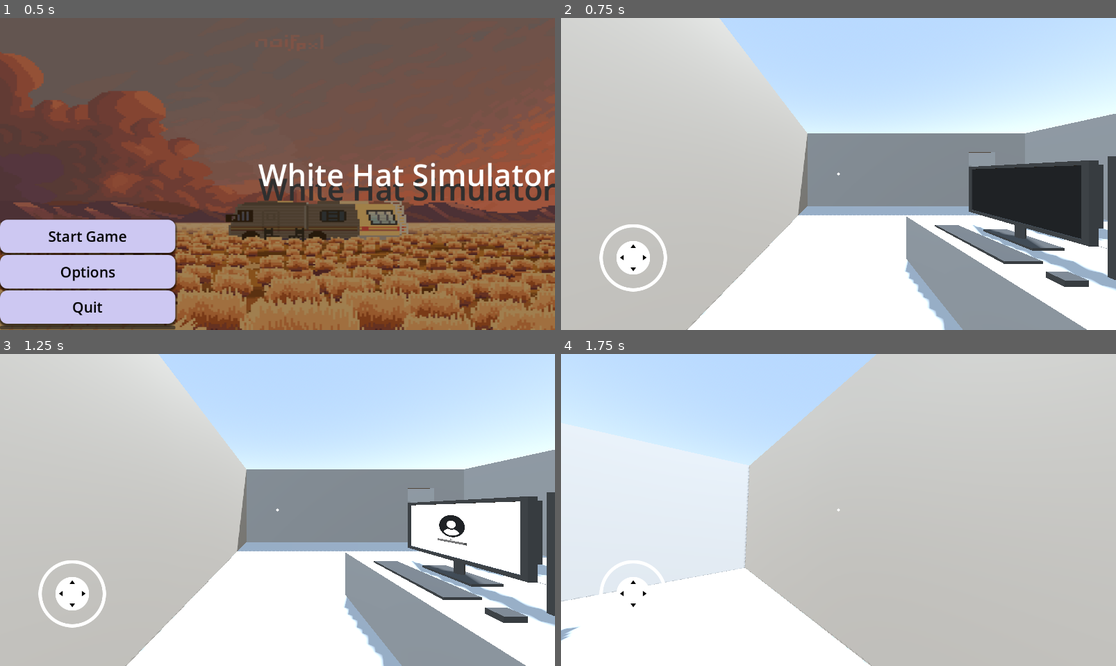
Above: before the commit, frames 1-4 (two rows, left to right).
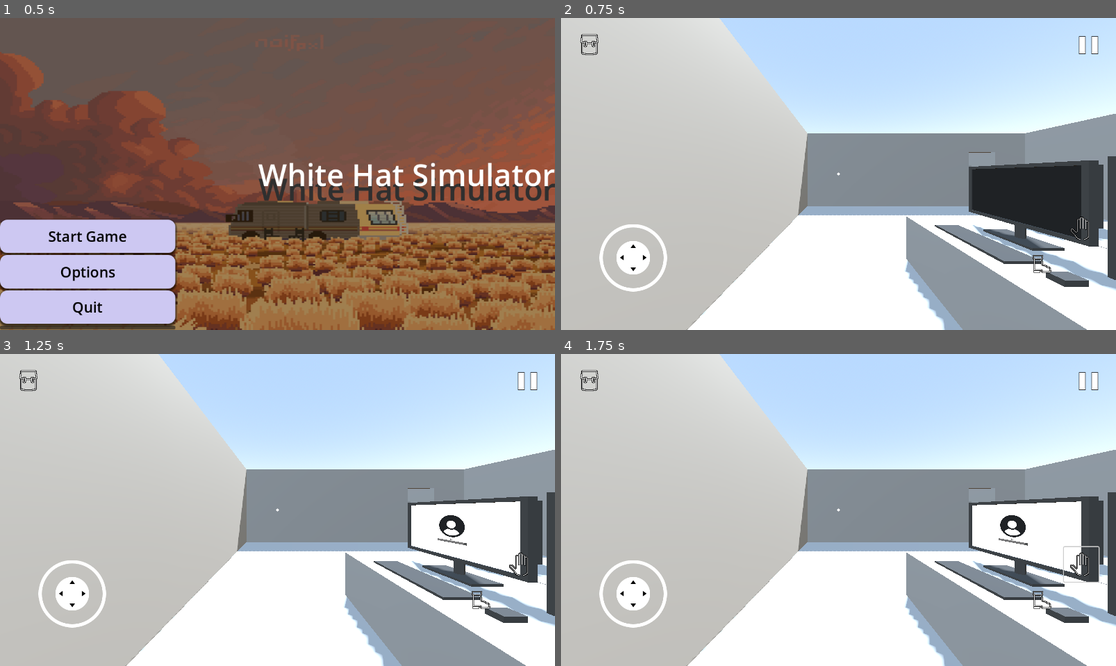
Above: after the commit, the same moments.

Repository: Joshua00013/WhiteHatSimulator
Game: Godot game, scene res://Main Menu/main_menu.tscn
Two runs of this game, one before a commit and one after it. Both use one fixed random seed, a clock stepped at 60 frames per second and the inputs below. The engine's default icon, where the game draws it, is replaced by a stand-in: a white triangle on a blue panel in a dark square.
Inputs (mouse positions are in pixels of both pictures, inside the frame that each line leads up to):
- Up to frame 1 (0.5 s): no input
- Up to frame 2 (0.75 s): click "Start Game" at 0.5 s
- Up to frame 3 (1.25 s): no input
- Up to frame 4 (1.75 s): click (1082, 563) at 1.27 s

Frame 1 is identical in both runs. In frame 2, 0.4% of the frame differs, in the area x 3-97%, y 5-82%; in frame 3, 0.4%; in frame 4, 87%, in the area x 0-100%, y 0-100%.

Commit message:
Mobile overlay

Diff:
--- a/Scenes/main.tscn
+++ b/Scenes/main.tscn
@@ -9,6 +9,10 @@
 [ext_resource type="PackedScene" uid="uid://dmr0fcamx7t56" path="res://addons/virtual_joystick/virtual_joystick_scene.tscn" id="7_6bp64"]
 [ext_resource type="Script" uid="uid://dbo0pgwpnvcgh" path="res://Scripts/GUI/android_ui.gd" id="7_ynf5e"]
 [ext_resource type="PackedScene" uid="uid://cs2187eyfrekt" path="res://Scenes/interactables/flashdrive.tscn" id="8_344ge"]
+[ext_resource type="Texture2D" uid="uid://cuinrvnv3n26a" path="res://Assets/Interact.png" id="9_fdnlq"]
+[ext_resource type="Texture2D" uid="uid://dcdxek3xa5bfe" path="res://Assets/Inventory.png" id="10_jkdf5"]
+[ext_resource type="Texture2D" uid="uid://dfkkvj0kcca4s" path="res://Assets/Pause.png" id="11_wsu2k"]
+[ext_resource type="Texture2D" uid="uid://deyumohtytidm" path="res://Assets/Run.png" id="12_k12tt"]
 
 [sub_resource type="ProceduralSkyMaterial" id="ProceduralSkyMaterial_kry3j"]
 
@@ -36,7 +40,6 @@
 
 [node name="Player" parent="." instance=ExtResource("1_jjgbg")]
 transform = Transform3D(-4.37114e-08, 0, -1, 0, 1, 0, 1, 0, -4.37114e-08, -5.64372, -0.322266, -3.65995)
-visible = false
 
 [node name="Environment" parent="." instance=ExtResource("2_bo1nx")]
 
@@ -73,5 +76,48 @@
 action_up = "move_forward"
 action_down = "move_backward"
 
+[node name="InteractButton" type="Button" parent="AndroidUI/Control"]
+layout_mode = 0
+anchor_left = 0.90625
+anchor_top = 0.618827
+anchor_right = 0.96875
+anchor_bottom = 0.729938
+icon = ExtResource("9_fdnlq")
+flat = true
+metadata/_edit_use_anchors_ = true
+
+[node name="InventoryButton" type="Button" parent="AndroidUI/Control"]
+layout_mode = 1
+anchors_preset = -1
+anchor_left = 0.0199653
+anchor_top = 0.029321
+anchor_right = 0.0824653
+anchor_bottom = 0.140432
+icon = ExtResource("10_jkdf5")
+flat = true
+metadata/_edit_use_anchors_ = true
+
+[node name="PauseButton" type="Button" parent="AndroidUI/Control"]
+layout_mode = 1
+anchors_preset = -1
+anchor_left = 0.919271
+anchor_top = 0.029321
+anchor_right = 0.981771
+anchor_bottom = 0.140432
+icon = ExtResource("11_wsu2k")
+flat = true
+metadata/_edit_use_anchors_ = true
+
+[node name="SprintButton" type="Button" parent="AndroidUI/Control"]
+layout_mode = 1
+anchors_preset = -1
+anchor_left = 0.835069
+anchor_top = 0.729938
+anchor_right = 0.897569
+anchor_bottom = 0.841049
+icon = ExtResource("12_k12tt")
+flat = true
+metadata/_edit_use_anchors_ = true
+
 [node name="flashdrive" parent="." instance=ExtResource("8_344ge")]
 transform = Transform3D(1, 0, 0, 0, 1, 0, 0, 0, 1, -0.581563, 0.733312, 1.07754)
--- a/Scripts/GUI/android_ui.gd
+++ b/Scripts/GUI/android_ui.gd
@@ -2,7 +2,13 @@
 
 func _ready():
 	match OS.get_name():
-		"Windows":
-			visible = false
+		#"Windows":
+			#visible = false
 		"Android":
 			visible = true
+
+func _input(event):
+	if event.is_action("inventory") && GameManager.ui_active == true:
+		visible = false
+	elif event.is_action("inventory") && GameManager.ui_active == false:
+		visible = true
Binary file added: Assets/Interact.png
Not shown, added: Assets/Interact.png.import
Binary file added: Assets/Inventory.png
Not shown, added: Assets/Inventory.png.import
Binary file added: Assets/Pause.png
Not shown, added: Assets/Pause.png.import
Binary file added: Assets/Run.png
Not shown, added: Assets/Run.png.import
Not shown: 1 places in Scenes/main.tscn that only renumber resources
